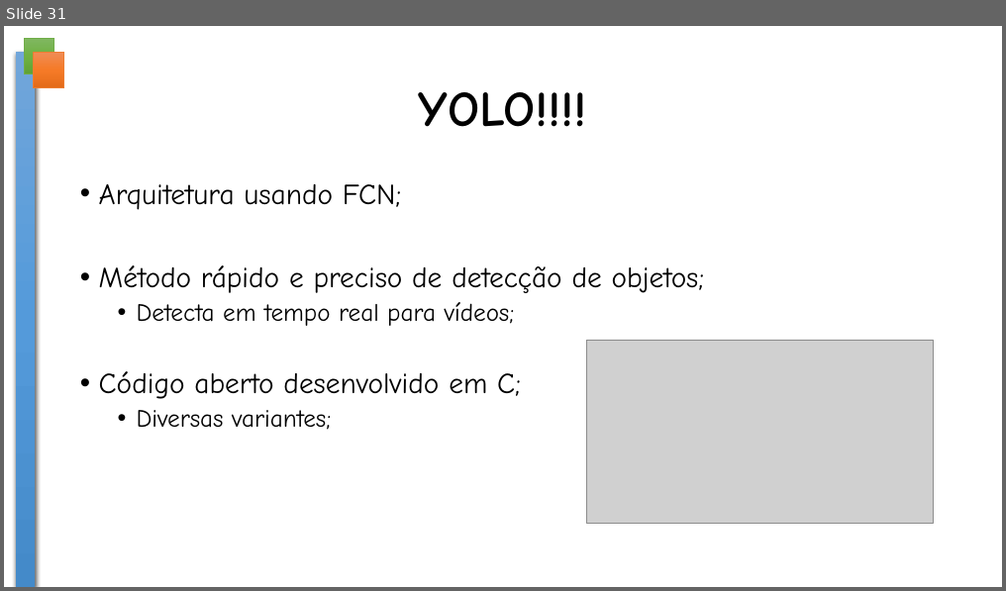
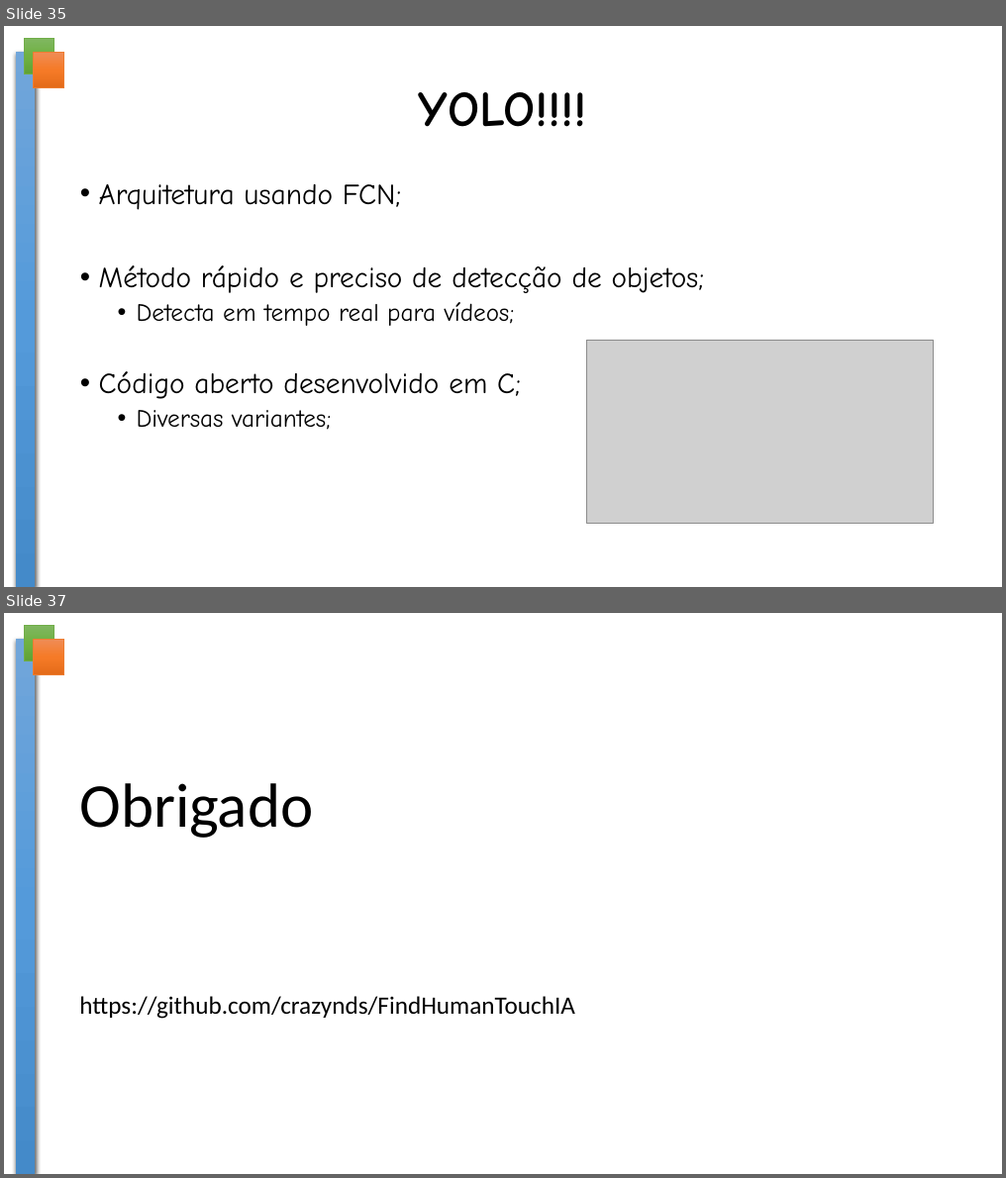
Before and after one commit to crazynds/FindHumanTouchIA, a slide deck: docs/Redes Neuras em Visão Computacional.pptx. Shown one above the other, each under a label of ours: slide 31 before the commit, slides 35 and 37 after it; the slides between them are not shown. The pictures are 1006x591 and 1006x1178 pixels, drawn with LibreOffice and Linux fonts; fonts in the diff are those of the drawing; grey boxes stand for pictures; background and template pictures are left out. Boxes give left, top, right and bottom in pixels: in the first picture for what was removed or moved away, otherwise in the second. Text is boxed around its words. In the diff, an @@ line names an element or a change of style, - is before the commit and + after.

Commit message:
refactor: final touch

```diff
--- a/docs/Redes Neuras em Visão Computacional.pptx
+++ b/docs/Redes Neuras em Visão Computacional.pptx
@@ slide 37 added at (x1=4, y1=613, x2=1002, y2=1174), background #FFFFFF; not listed: 3 template elements that a slide beside it also shows @@
@@ title added at (x1=79, y1=783, x2=313, y2=838), 60 pt, text #000000 @@
+Obrigado
@@ text added at (x1=79, y1=996, x2=575, y2=1019), 24 pt, text #000000 @@
+https://github.com/crazynds/FindHumanTouchIA
@@ what was slide 31 is now slide 35 @@
```
Also in this commit, not shown: 3 slides changed, 6 other slides added, 2 slides removed, 5 other files.
